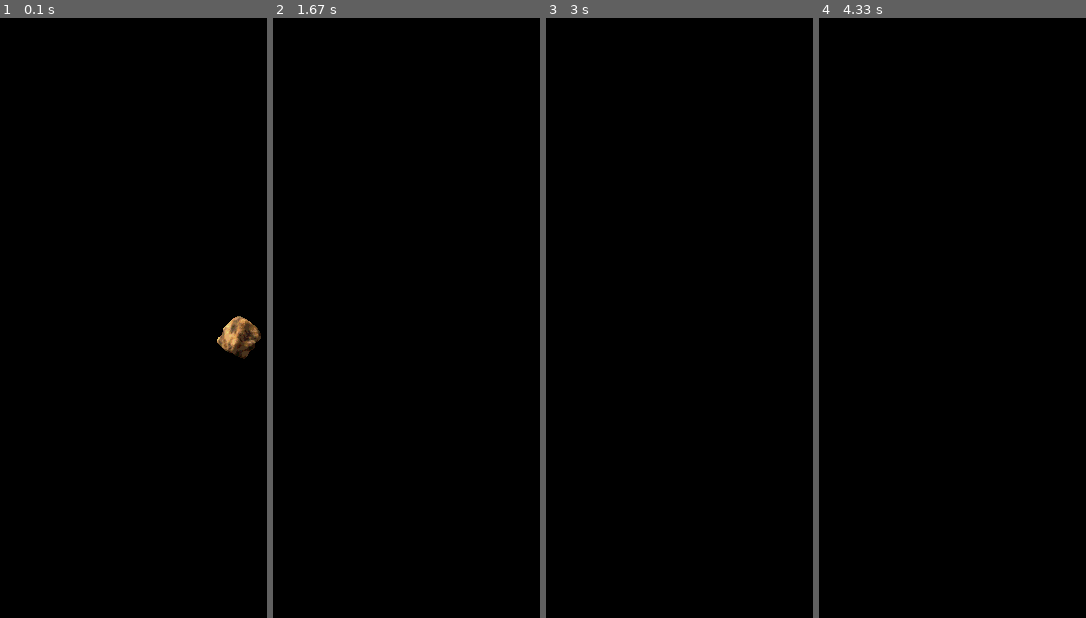
Above: before the commit, frames 1-4 (left to right).
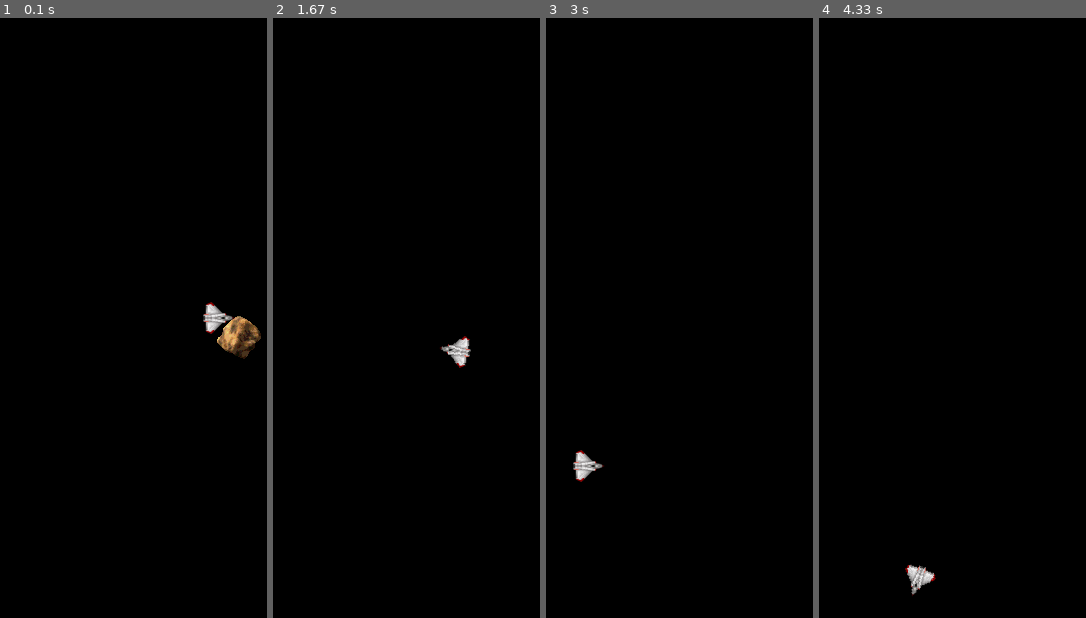
Above: after the commit, the same moments.

Repository: straylight77/arcade
Game: pygame game, started from Asteroids.py
The game is run twice, just before and just after one commit, with the same random seed, the same clock (stepped at 60 frames per second) and the same inputs. The source is Python 2; it was converted automatically to run under Python 3.
Inputs:
- Up to frame 1 (0.1 s): no input
- Up to frame 2 (1.67 s): tap Space at 0.33, 0.73, 1.03, 1.23, 1.57 s; hold Right 0.67-1.13 s; hold Up 1.17-1.47 s; hold Right from 1.5 s (still down)
- Up to frame 3 (3 s): tap Space at 1.87, 2.07, 2.37, 2.63, 2.93 s; release Right at 1.97 s; hold Left 2-2.53 s; hold Left 2.57-2.97 s
- Up to frame 4 (4.33 s): hold Up 3-3.37 s; tap Space at 3.07, 3.47, 3.77, 4.13 s; hold Right 3.4-4.03 s; hold Left from 4.07 s (still down)

The runs differ from the first frame. In frame 1, 0.3% of the frame differs, in the area x 76-89%, y 47-53%; in frame 2, 0.3%; in frame 3, 0.3%; in frame 4, 0.3%.

Commit message:
Added Ship class which is able to fly around.

Diff:
--- a/Asteroids.py
+++ b/Asteroids.py
@@ -1,4 +1,4 @@
-import pygame, sys, math, random
+import pygame, sys, math, random, os
 from pygame.locals import *
 
 FPS = 30
@@ -12,7 +12,7 @@
 RED       = (255,  40,  40)
 BGCOLOR   = BLACK
 
-
+#### Class: Asteroid ########################################################
 class Asteroid(pygame.sprite.Sprite):
 
     ast_spritesheet = None
@@ -59,7 +59,7 @@
 
 
 
-
+#### Class: Explosion ############################################
 class Explosion(pygame.sprite.Sprite):
 
     def __init__(self, pos):
@@ -87,6 +87,51 @@
     def is_done(self):
         return self.frame >= len(self.exp_img)
 
+
+#### class: Ship #################################################
+class Ship(pygame.sprite.Sprite):
+
+    def __init__(self):
+        pygame.sprite.Sprite.__init__(self)
+        self.pos = (MAX_X/2, MAX_Y/2)
+        self.angle = 0
+        self.vel = (0, 0)
+        #self.image_orig, self.rect = load_image("ship1_32x32.png")
+
+        self.image_orig = pygame.image.load('assets/ship1_32x32.png')
+        self.rect = self.image_orig.get_rect()
+
+        self.rect.center = self.pos
+        self.image = self.image_orig
+
+    def update(self, thrust, left, right):
+        if left:
+            self.angle += 10
+        if right:
+            self.angle -= 10
+        if thrust:
+            vel_x = self.vel[0] + math.cos(math.radians(self.angle))*0.5
+            vel_y = self.vel[1] - math.sin(math.radians(self.angle))*0.5
+            self.vel = (vel_x, vel_y)
+
+        if self.angle >= 360:
+            self.angle -= 360
+        elif self.angle < 0:
+            self.angle += 360
+
+        x = self.pos[0] + self.vel[0]
+        y = self.pos[1] + self.vel[1]
+        if x >= MAX_X:  x = 0
+        if x < 0:       x = MAX_X
+        if y >= MAX_Y:  y = 0
+        if y < 0:       y = MAX_Y
+        self.pos = (x, y)
+
+        print self.vel, self.pos
+
+        self.image = pygame.transform.rotate(self.image_orig, self.angle)
+        self.rect = self.image.get_rect()
+        self.rect.center = self.pos
 
 
 
@@ -128,6 +173,12 @@
 asteroids = pygame.sprite.RenderPlain(a)
 explosions = pygame.sprite.RenderPlain()
 
+s = Ship()
+ships = pygame.sprite.RenderPlain(s)
+
+cmd_thrust = False
+cmd_left = False
+cmd_right = False
 
 #main game loop
 while True:
@@ -137,7 +188,16 @@
         if event.type == QUIT:
             terminate()
 
+        elif event.type == KEYDOWN:
+            if event.key == K_UP:    cmd_thrust = True
+            if event.key == K_LEFT:  cmd_left = True
+            if event.key == K_RIGHT: cmd_right = True
+
         elif event.type == KEYUP:
+            if event.key == K_UP:    cmd_thrust = False
+            if event.key == K_LEFT:  cmd_left = False
+            if event.key == K_RIGHT: cmd_right = False
+
             if event.key == K_SPACE:
                 if asteroids:
                     a = asteroids.sprites()[0]
@@ -152,6 +212,7 @@
     #update game objects
     asteroids.update()
     explosions.update()
+    ships.update(cmd_thrust, cmd_left, cmd_right)
     for exp in explosions.sprites():
         if exp.is_done():
             exp.kill()
@@ -160,6 +221,7 @@
     DISPLAYSURF.fill(BGCOLOR)
     explosions.draw(DISPLAYSURF)
     asteroids.draw(DISPLAYSURF)
+    ships.draw(DISPLAYSURF)
 
     #advance frame
     #pygame.display.update()
Binary file added: assets/ship1_32x32.png
